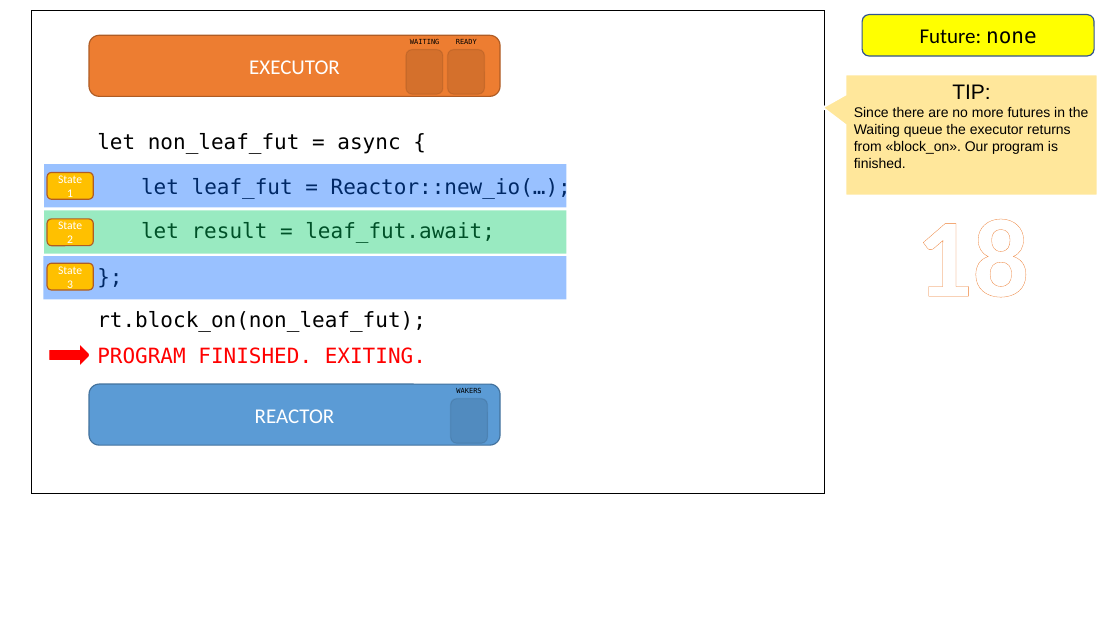
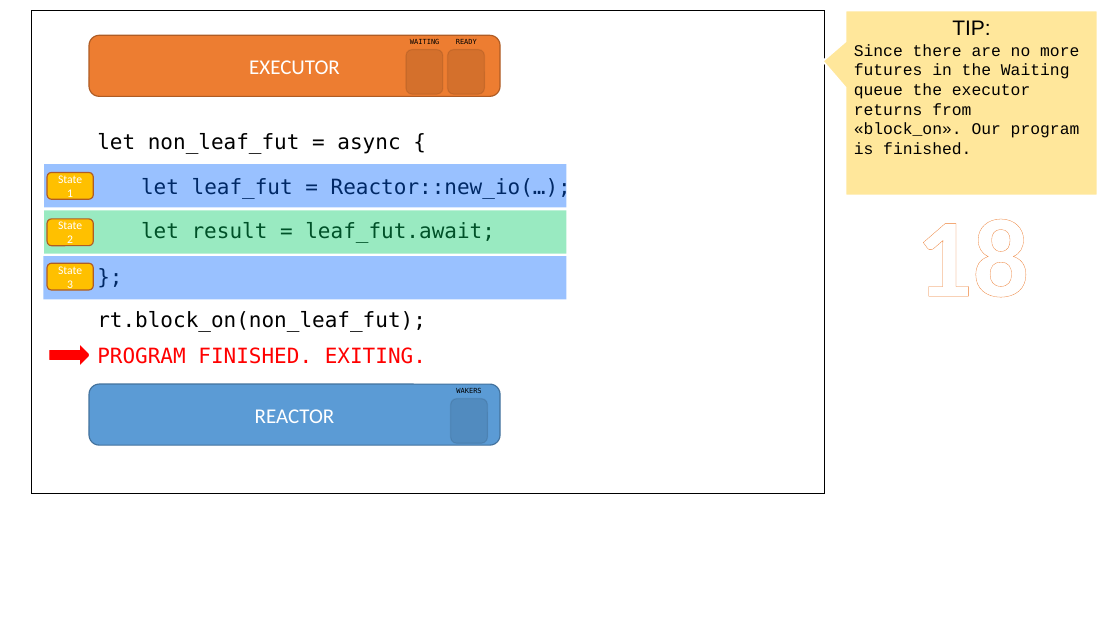
Before and after one commit to pedromfedricci/books-futures-explained, a slide deck: slide 19 of resources/futures_animation.pptx. Drawn at 1120x630 pixels with LibreOffice and Linux fonts; fonts in the diff are those of the drawing. Boxes give left, top, right and bottom in pixels: in the first picture for what was removed or moved away, otherwise in the second. Text is boxed around its words. In the diff, an @@ line names an element or a change of style, - is before the commit and + after.

```diff
--- a/resources/futures_animation.pptx
+++ b/resources/futures_animation.pptx
@@ speech box "TIP:": place and size @@
-speech box "TIP:" at [846,75,1098,196]
+speech box "TIP:" at [846,11,1098,196]
@@ rounded rectangle removed at [862,14,1094,55] @@
-Future: none
@@ text in speech box at [854,44,1080,154]: size 12 to 14 pt, font Arial to Courier New @@
```
Also in this commit, not shown: 18 other slides changed, 20 other files.
